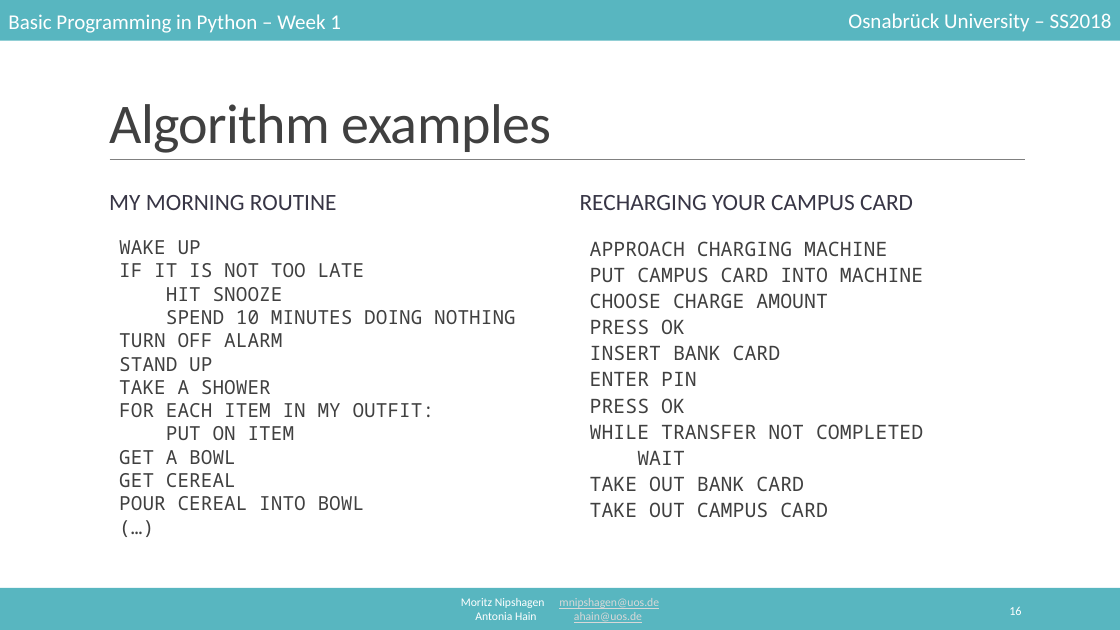
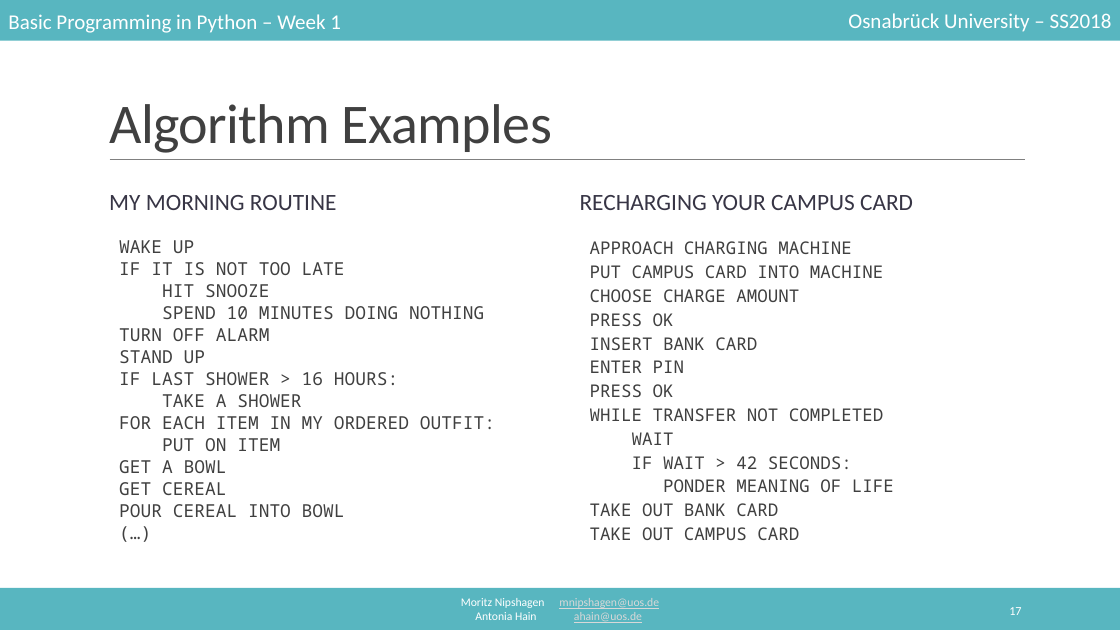
Before and after one commit to mnipshagen/monty, a slide deck: slide 17 of 2018/01/Hello_World.pptx (slide 16 before the commit). Drawn at 1120x630 pixels with LibreOffice and Linux fonts; fonts in the diff are those of the drawing. Boxes give left, top, right and bottom in pixels: in the first picture for what was removed or moved away, otherwise in the second. Text is boxed around its words. In the diff, an @@ line names an element or a change of style, - is before the commit and + after.

```diff
--- a/2018/01/Hello_World.pptx
+++ b/2018/01/Hello_World.pptx
@@ title at (109, 104, 552, 153): text changed @@
-Algorithm examples
+Algorithm Examples
@@ text at (119, 240, 484, 517): size 16.6 to 15.3 pt in "WAKE UP", "IF IT IS NOT TOO LATE", "HIT SNOOZE", "SPEND 10 MINUTES DOING NOTHING" and 8 more places @@
@@ text at (590, 241, 883, 540): size 17 to 15 pt in "APPROACH CHARGING MACHINE", "PUT CAMPUS CARD INTO MACHINE", "CHOOSE CHARGE AMOUNT", "PRESS OK" and 7 more places @@
@@ text at (119, 372, 398, 385): paragraph added @@
+  IF LAST SHOWER > 16 HOURS:
@@ text at (119, 416, 495, 429): text changed; size 16.6 to 15.3 pt @@
-  FOR EACH ITEM IN MY OUTFIT:
+  FOR EACH ITEM IN MY ORDERED OUTFIT:
@@ text at (632, 456, 894, 492): paragraphs added @@
+  IF WAIT > 42 SECONDS:
+  PONDER MEANING OF LIFE
@@ page number at (1009, 607, 1021, 615): text changed @@
-16
+17
```
Also in this commit, not shown: 13 other slides changed, 3 slides added, 1 slide removed, 2 other files.
